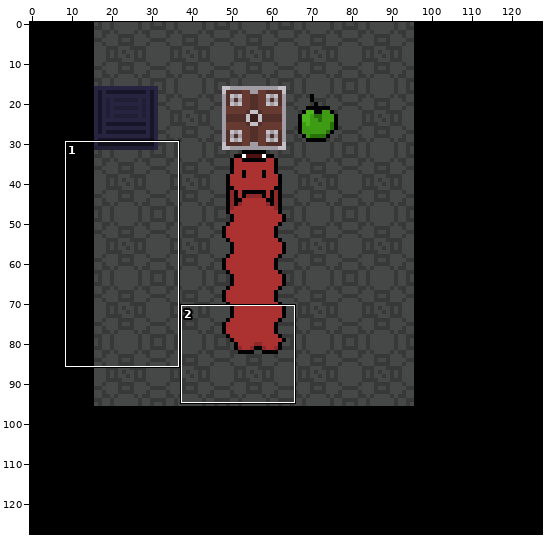
File history of a pixel-art file, AISnake/resources/textures/snake/concept.aseprite. Above: a wide view before the commit, with the close-up outlined.
Close-up. Old version:
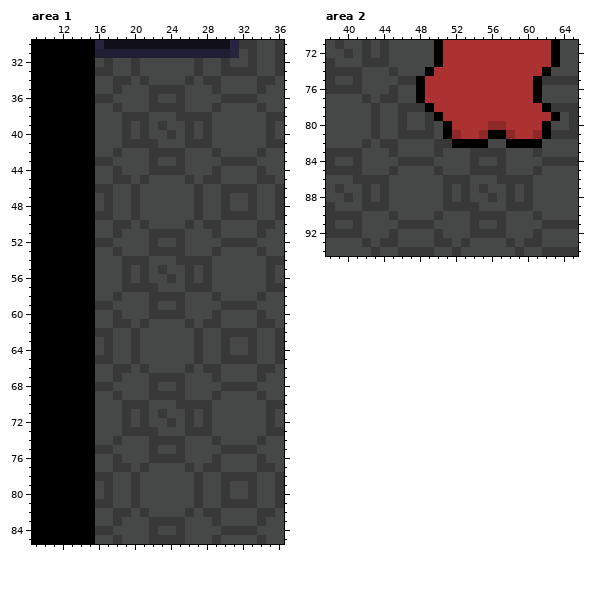
128x128 pixels, 1 frame. Shown: area 1: x 9..36, y 30..85; area 2: x 38..65, y 71..94.
Now the later version:
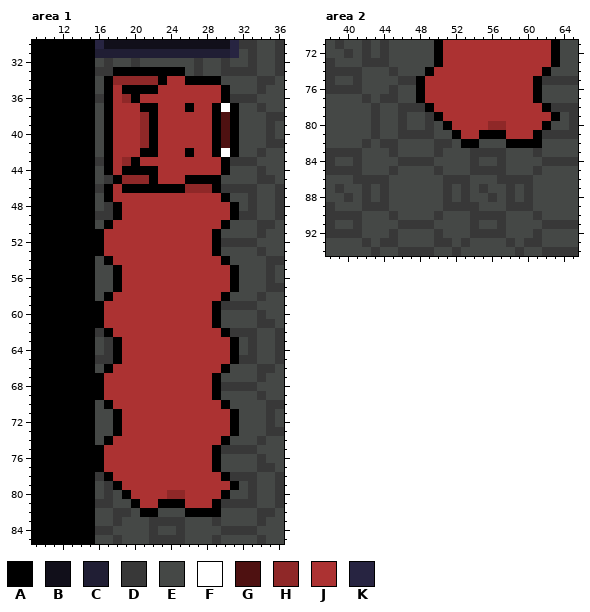
Palette (. is transparent): A #000000  B #110f1a  C #201e34  D #383838  E #454846  F #ffffff  G #4e1111  H #8f2828  J #ac3232  K #272441
Changes in this commit:
--- area 1, layer "snake"
@@ x 9..36 @@
 32 AAAAAAAEDEEDEEEEEEDEEDEEDEED
-33 AAAAAAADDEEDEEEEEEDEEDDDDEED
-34 AAAAAAAEEDDEDEEEEDEDDEEEEDDE
-35 AAAAAAAEEDEEEDDDDEEEDEEEEDEE
-36 AAAAAAADDEEEEDEEDEEEEDDDDEEE
-37 AAAAAAAEEDEEEDDDDEEEDEEEEDEE
-38 AAAAAAAEEEDDDEEEDDDDEEEEEEDD
-39 AAAAAAAEEEDEDEDEEDEDEEEEEEDE
-40 AAAAAAAEEEDEDEEDEDEDEEEEEEDE
-41 AAAAAAAEEEDDDDEEEDDDEEEEEEDD
-42 AAAAAAAEEDEEEDDDDEEEDEEEEDEE
-43 AAAAAAADDEEEEDEEDEEEEDDDDEEE
-44 AAAAAAAEEDEEEDDDDEEEDEEEEDEE
-45 AAAAAAAEEDDEDEEEEDEDDEEEEDDE
-46 AAAAAAADDEEDEEEEEEDEEDDDDEED
-47 AAAAAAAEDEEDEEEEEEDEEDEEDEED
-48 AAAAAAAEDEEDEEEEEEDEEDEEDEED
-49 AAAAAAADDEEDEEEEEEDEEDDDDEED
-50 AAAAAAAEEDDEDEEEEDEDDEEEEDDE
-51 AAAAAAAEEDEEEDDDDEEEDEEEEDEE
-52 AAAAAAADDEEEEDEEDEEEEDDDDEEE
-53 AAAAAAAEEDEEEDDDDEEEDEEEEDEE
-54 AAAAAAAEEEDDDEEEDDDDEEEEEEDD
-55 AAAAAAAEEEDEDEDEEDEDEEEEEEDE
-56 AAAAAAAEEEDEDEEDEDEDEEEEEEDE
-57 AAAAAAAEEEDDDDEEEDDDEEEEEEDD
-58 AAAAAAAEEDEEEDDDDEEEDEEEEDEE
-59 AAAAAAADDEEEEDEEDEEEEDDDDEEE
-60 AAAAAAAEEDEEEDDDDEEEDEEEEDEE
-61 AAAAAAAEEDDEDEEEEDEDDEEEEDDE
-62 AAAAAAADDEEDEEEEEEDEEDDDDEED
-63 AAAAAAAEDEEDEEEEEEDEEDEEDEED
-64 AAAAAAAEDEEDEEEEEEDEEDEEDEED
-65 AAAAAAADDEEDEEEEEEDEEDDDDEED
-66 AAAAAAAEEDDEDEEEEDEDDEEEEDDE
-67 AAAAAAAEEDEEEDDDDEEEDEEEEDEE
-68 AAAAAAADDEEEEDEEDEEEEDDDDEEE
-69 AAAAAAAEEDEEEDDDDEEEDEEEEDEE
-70 AAAAAAAEEEDDDEEEDDDDEEEEEEDD
-71 AAAAAAAEEEDEDEDEEDEDEEEEEEDE
-72 AAAAAAAEEEDEDEEDEDEDEEEEEEDE
-73 AAAAAAAEEEDDDDEEEDDDEEEEEEDD
-74 AAAAAAAEEDEEEDDDDEEEDEEEEDEE
-75 AAAAAAADDEEEEDEEDEEEEDDDDEEE
-76 AAAAAAAEEDEEEDDDDEEEDEEEEDEE
-77 AAAAAAAEEDDEDEEEEDEDDEEEEDDE
-78 AAAAAAADDEEDEEEEEEDEEDDDDEED
-79 AAAAAAAEDEEDEEEEEEDEEDEEDEED
-80 AAAAAAAEDEEDEEEEEEDEEDEEDEED
-81 AAAAAAADDEEDEEEEEEDEEDDDDEED
-82 AAAAAAAEEDDEDEEEEDEDDEEEEDDE
+33 AAAAAAADDAAAAAAAAEDEEDDDDEED
+34 AAAAAAAEAHHHHHAJJAAAAEEEEDDE
+35 AAAAAAAEAJAAAAJJJJJJJAEEEDEE
+36 AAAAAAADAJHAJJJJJJJJJADDDEEE
+37 AAAAAAAEAJJJAAJJJAJJAFAEEDEE
+38 AAAAAAAEAJJJHAJJJJJJAGAEEEDD
+39 AAAAAAAEAJJJHAJJJJJJAGAEEEDE
+40 AAAAAAAEAJJJHAJJJJJJAGAEEEDE
+41 AAAAAAAEAJJJHAJJJJJJAGAEEEDD
+42 AAAAAAAEAJJJAAJJJAJJAFAEEDEE
+43 AAAAAAADAJHAJJJJJJJJJADDDEEE
+44 AAAAAAAEAJAAAAJJJJJJJAEEEDEE
+45 AAAAAAAEDAHHHAJJJAAAAEEEEDDE
+46 AAAAAAADAJAAAAAAAHHHADDDDEED
+47 AAAAAAAEAJJJJJJJJJJJJAEEDEED
+48 AAAAAAAEDAJJJJJJJJJJJJAEDEED
+49 AAAAAAADDAJJJJJJJJJJJJADDEED
+50 AAAAAAAEAJJJJJJJJJJJJAEEEDDE
+51 AAAAAAAAJJJJJJJJJJJJAEEEEDEE
+52 AAAAAAAAJJJJJJJJJJJJADDDDEEE
+53 AAAAAAAAJJJJJJJJJJJJAEEEEDEE
+54 AAAAAAAEAJJJJJJJJJJJJAEEEEDD
+55 AAAAAAAEEAJJJJJJJJJJJJAEEEDE
+56 AAAAAAAEEAJJJJJJJJJJJJAEEEDE
+57 AAAAAAAEEAJJJJJJJJJJJJAEEEDD
+58 AAAAAAAEAJJJJJJJJJJJJAEEEDEE
+59 AAAAAAAAJJJJJJJJJJJJADDDDEEE
+60 AAAAAAAAJJJJJJJJJJJJAEEEEDEE
+61 AAAAAAAAJJJJJJJJJJJJAEEEEDDE
+62 AAAAAAADAJJJJJJJJJJJJADDDEED
+63 AAAAAAAEDAJJJJJJJJJJJJAEDEED
+64 AAAAAAAEDAJJJJJJJJJJJJAEDEED
+65 AAAAAAADDAJJJJJJJJJJJJADDEED
+66 AAAAAAAEAJJJJJJJJJJJJAEEEDDE
+67 AAAAAAAAJJJJJJJJJJJJAEEEEDEE
+68 AAAAAAAAJJJJJJJJJJJJADDDDEEE
+69 AAAAAAAAJJJJJJJJJJJJAEEEEDEE
+70 AAAAAAAEAJJJJJJJJJJJJAEEEEDD
+71 AAAAAAAEEAJJJJJJJJJJJJAEEEDE
+72 AAAAAAAEEAJJJJJJJJJJJJAEEEDE
+73 AAAAAAAEEAJJJJJJJJJJJJAEEEDD
+74 AAAAAAAEAJJJJJJJJJJJJAEEEDEE
+75 AAAAAAAAJJJJJJJJJJJJADDDDEEE
+76 AAAAAAAAJJJJJJJJJJJJAEEEEDEE
+77 AAAAAAAAJJJJJJJJJJJJAEEEEDDE
+78 AAAAAAADAJJJJJJJJJJJJADDDEED
+79 AAAAAAAEDAJJJJJJJJJJJJAEDEED
+80 AAAAAAAEDEAJJJJHHJJJJAEEDEED
+81 AAAAAAADDEEAJJAAAJJJADDDDEED
+82 AAAAAAAEEDDEAAEEEAAAAEEEEDDE
 83 AAAAAAAEEDEEEDDDDEEEDEEEEDEE
--- area 2, layer "snake"
@@ x 49..64 @@
 80 DEAJJJJHHJJJJAEE
-81 DEAHJJHAAHJJHADD
-82 EDDAAAAEEAAAAEEE
+81 DEEAJJAAAJJJADDD
+82 EDDEAAEEEAAAAEEE
 83 EDEEEDDDDEEEDEEE
Pixel boxes of the changes (left, top, right, bottom) in both close-ups:
changed: (95, 67, 239, 517)
changed: (443, 130, 551, 148)
